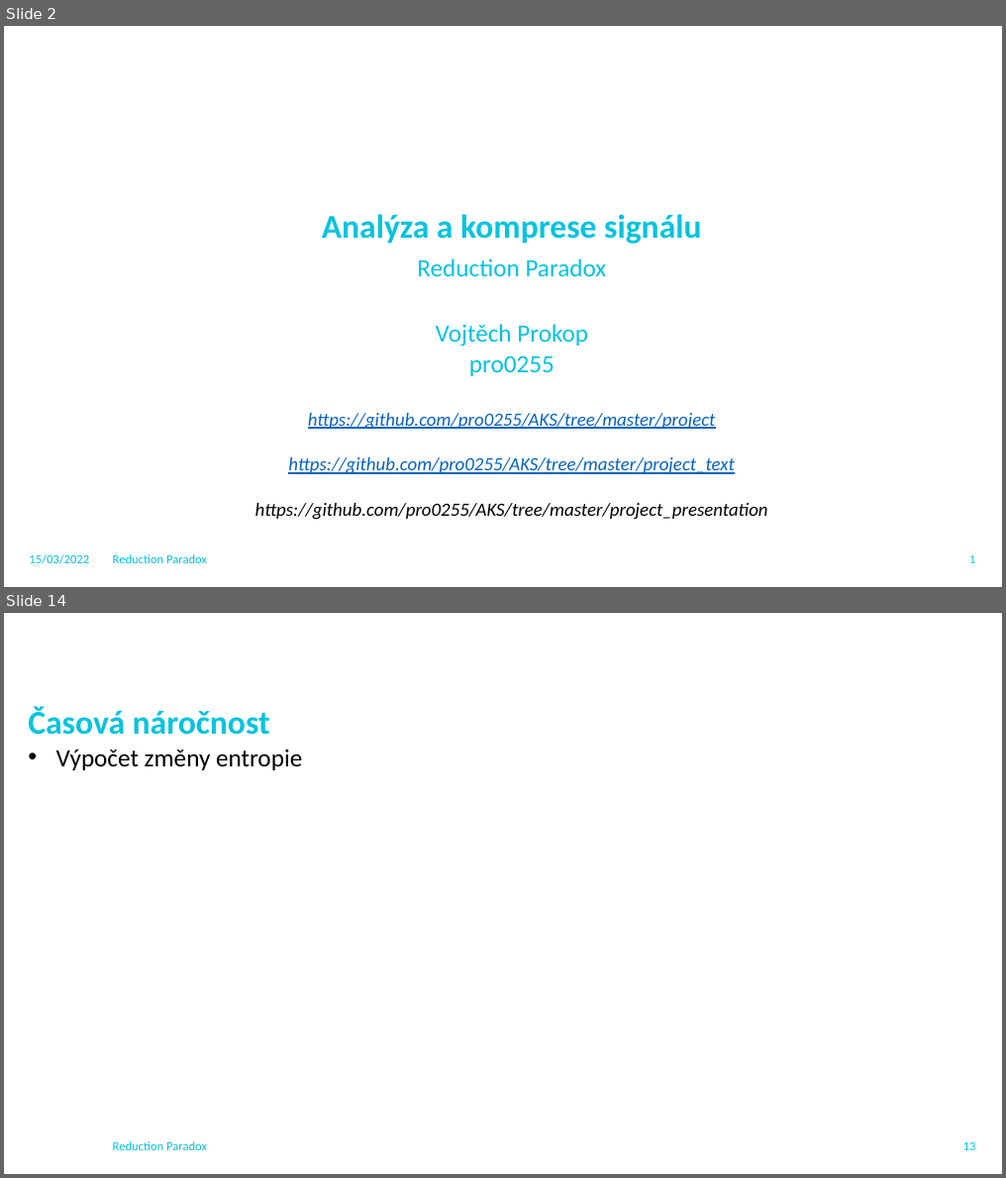
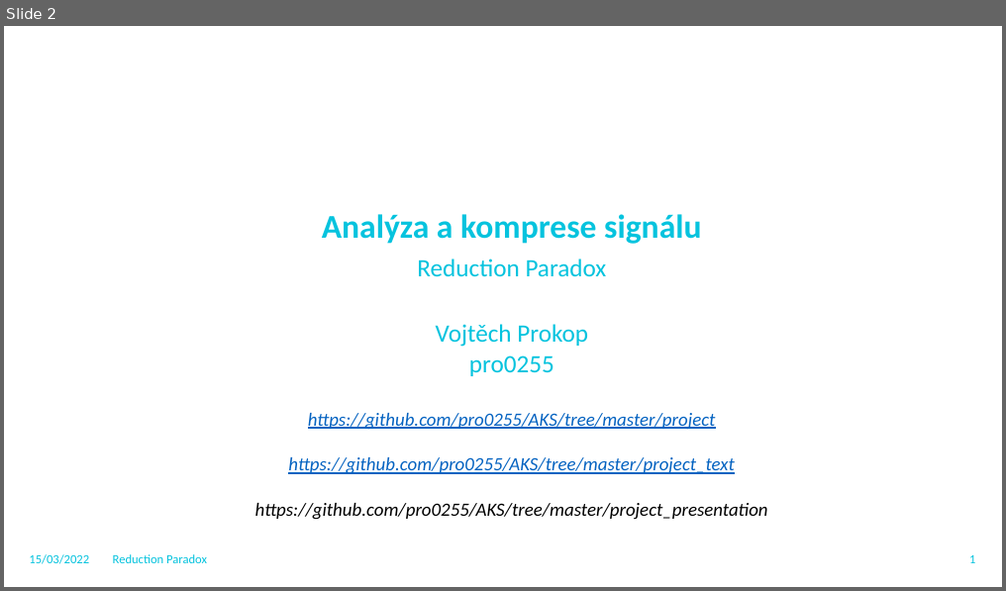
Before and after one commit to pro0255/AKS, a slide deck: project_presentation/pro0255.pptx. Shown one above the other, each under a label of ours: slides 2 and 14 before the commit, slide 2 after it; the slides between them are not shown. The pictures are 1006x1178 and 1006x591 pixels, drawn with LibreOffice and Linux fonts; fonts in the diff are those of the drawing; background and template pictures are left out. Boxes give left, top, right and bottom in pixels: in the first picture for what was removed or moved away, otherwise in the second. Text is boxed around its words. In the diff, an @@ line names an element or a change of style, - is before the commit and + after.

```diff
--- a/project_presentation/pro0255.pptx
+++ b/project_presentation/pro0255.pptx
@@ slide 14 removed at <box>4,613,1002,1174</box>, background #FFFFFF @@
@@ text removed at <box>28,707,302,770</box> @@
-Časová náročnost
-• Výpočet změny entropie
@@ text removed at <box>113,1142,207,1151</box> @@
-Reduction Paradox
@@ page number removed at <box>963,1143,976,1151</box> @@
-13
```
Also in this commit, not shown: 12 slides changed, 1 slide added, 13 other files.
